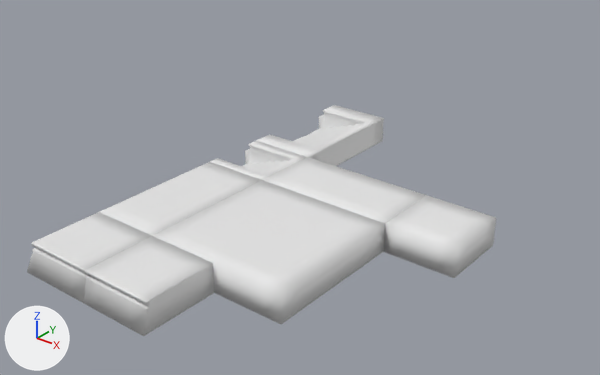
What one commit did to the FBX model ProjetFirstPerson/Assets/Art/3D/Fbx/Architecture/Clean/Export_Groupe_/Export_Groupe_11.fbx.
Rendered twice from a 50 mm camera at (14.66, -11.41, 10.53) aimed at (1.68, 4.81, 0.48). Arrows for +X, +Y and +Z are at lower left; the lights stay in place. Where no turn or scale is listed for an object, it has been applied to the vertices.

The older version as bpy lines, for what is in view:
```python
ob_sm_platforme_body_2x2_03_low = bpy.data.objects.new('SM_Platforme_Body_2x2_03_low', me_plane_057)
ob_sm_platforme_body_2x2_03_low.location = (7.0, 6.0, 0.0)
ob_sm_platforme_body_2x4_02_low = bpy.data.objects.new('SM_Platforme_Body_2x4_02_low', me_plane_036)
ob_sm_platforme_body_2x4_02_low.location = (5.0, 6.0, 0.0)
ob_sm_platforme_body_4x4_01_low = bpy.data.objects.new('SM_Platforme_Body_4x4_01_low', me_plane_032)
ob_sm_platforme_body_4x4_01_low.location = (5.0, 4.0, 0.0)
ob_sm_platforme_front_2x2_02_low = bpy.data.objects.new('SM_Platforme_Front_2x2_02_low', me_plane_060)
ob_sm_platforme_front_2x2_02_low.location = (1.0, 0.0, 0.0)
ob_sm_platforme_frontangle_2x2_03_low = bpy.data.objects.new('SM_Platforme_FrontAngle_2x2_03_low', me_plane_053)
ob_sm_platforme_frontangle_2x2_03_low.location = (1.0, 0.0, 0.0)
# also in view: 'SM_Platforme_Front_2x4_01_low' at (-0.08, 2.0, 0.4); 'SM_Platforme_Stair_2x4_02_low' at (-0.09, 8.0, 0.34); 'SM_Platforme_Stair_2x2_01_low' at (-0.09, 5.0, 0.34)
```
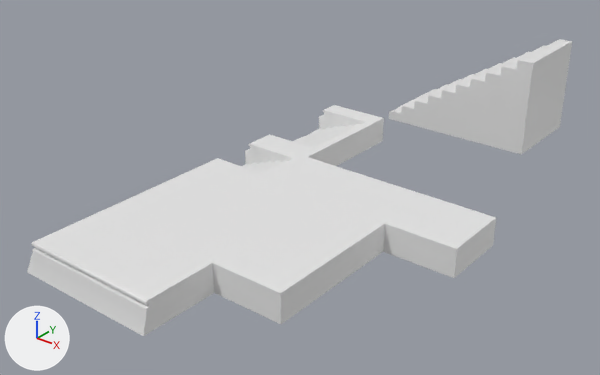
Changed parts and their boxes [x1, y1, x2, y2] in the pictures (600 x 375 px):
'SM_Stair_3x5_01_low', added
    after: [389, 39, 572, 155]
part 1 of me_plane_057, shading changed
    both: [383, 196, 496, 278]
part 2 of me_plane_060, shading changed
    both: [84, 236, 214, 336]
part 3 of me_plane_032, shading changed
    both: [153, 180, 385, 324]
part 4 of me_plane_053, shading changed
    both: [27, 212, 151, 303]

The change, as a list of edits to the scene's bpy script:
```text
Change me_plane_060:
    where me_plane_060.from_pydata(...)  # 134 vertices, 128 faces; spans x 0.0..2.0, y -2.15..0.0, z 0.0..0.8
    used by ob_sm_platforme_front_2x2_02_low; location = (1.0, 0.0, 0.0)
    me_plane_060 part 2: edges marked sharp go from 0 to 68
Change me_plane_032:
    where me_plane_032.from_pydata(...)  # 162 vertices, 160 faces; spans x -4.0..0.0, y -4.0..0.0, z 0.0..0.8
    used by ob_sm_platforme_body_4x4_01_low; location = (5.0, 4.0, 0.0)
    me_plane_032 part 3: edges marked sharp go from 0 to 68
Change me_plane_053:
    where me_plane_053.from_pydata(...)  # 211 vertices, 206 faces; spans x -2.15..0.0, y -2.15..0.0, z 0.0..0.8
    used by ob_sm_platforme_frontangle_2x2_03_low; location = (1.0, 0.0, 0.0)
    me_plane_053 part 4: edges marked sharp go from 0 to 108
Change me_plane_057:
    where me_plane_057.from_pydata(...)  # 50 vertices, 48 faces; spans x -2.0..0.0, y -2.0..0.0, z 0.0..0.8
    used by ob_sm_platforme_body_2x2_03_low; location = (7.0, 6.0, 0.0)
    me_plane_057 part 1: edges marked sharp go from 0 to 36
Add me_plane_028:
    me_plane_028.from_pydata(...)  # 772 vertices, 800 faces; spans x -0.01..5.0, y -1.52..1.48, z -0.04..2.96
    me_plane_028.materials.append(mat_material)  # white #e7e7e7
Add ob_sm_stair_3x5_01_low:
    ob_sm_stair_3x5_01_low = bpy.data.objects.new('SM_Stair_3x5_01_low', me_plane_028)
    ob_sm_stair_3x5_01_low.location = (0.0, 13.42, 0.0)
```
